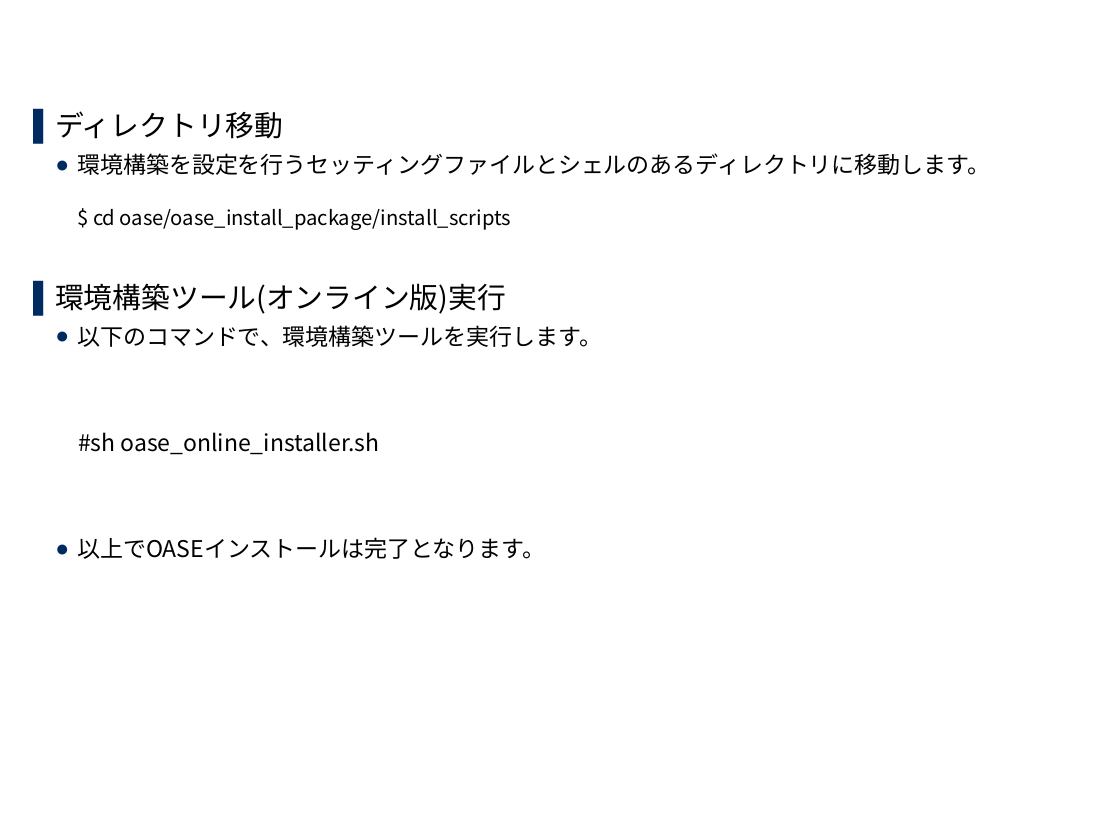
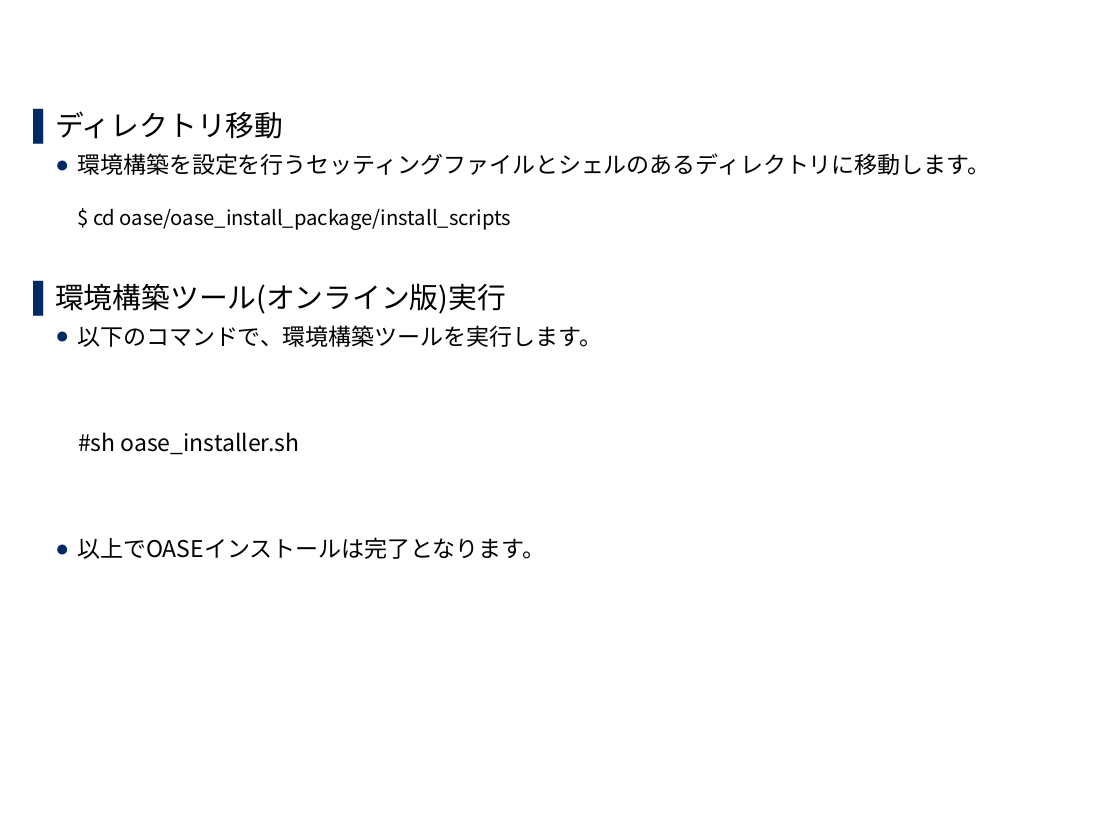
Before and after one commit to exastro-suite/oase-docs, a slide deck: slide 21 of asset/Learn_ja/OASE-online-install_ja.pptx (slide 17 before the commit). Drawn at 1120x840 pixels with LibreOffice and Linux fonts; fonts in the diff are those of the drawing; background and template pictures are left out. Boxes give left, top, right and bottom in pixels: in the first picture for what was removed or moved away, otherwise in the second. Text is boxed around its words. In the diff, an @@ line names an element or a change of style, - is before the commit and + after.

```diff
--- a/asset/Learn_ja/OASE-online-install_ja.pptx
+++ b/asset/Learn_ja/OASE-online-install_ja.pptx
@@ text at (78,432,300,455): text changed @@
-  #sh oase_online_installer.sh
+  #sh oase_installer.sh
```
Also in this commit, not shown: 13 other slides changed, 4 slides added, 7 other files.
